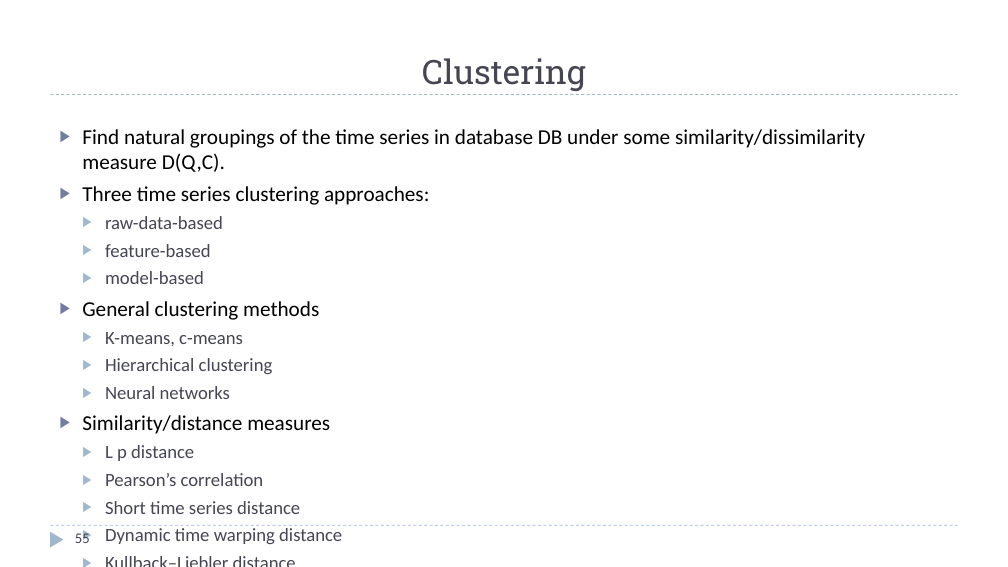
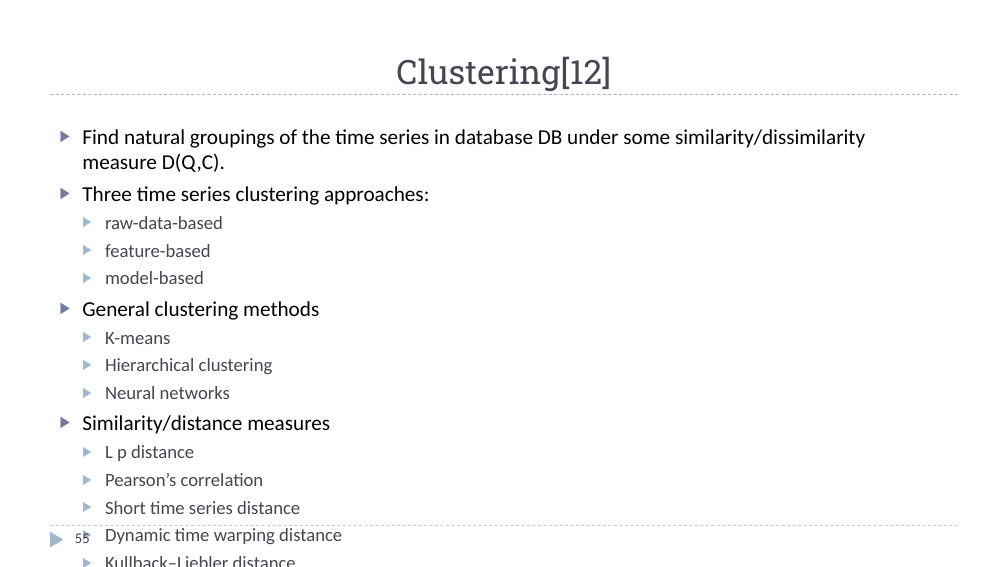
Before and after one commit to zixiaojindao/time-series-survey, a slide deck: slide 55 of slide/tsdm.pptx. Drawn at 1008x567 pixels with LibreOffice and Linux fonts; fonts in the diff are those of the drawing. Boxes give left, top, right and bottom in pixels: in the first picture for what was removed or moved away, otherwise in the second. Text is boxed around its words. In the diff, an @@ line names an element or a change of style, - is before the commit and + after.

```diff
--- a/slide/tsdm.pptx
+++ b/slide/tsdm.pptx
@@ title at (396,56,611,91): text changed @@
-Clustering
+Clustering[12]
@@ text at (105,332,170,344): text changed @@
-  ▶ K-means, c-means
+  ▶ K-means
```
Also in this commit, not shown: 4 other slides changed, 1 slide removed, 1 other file.
